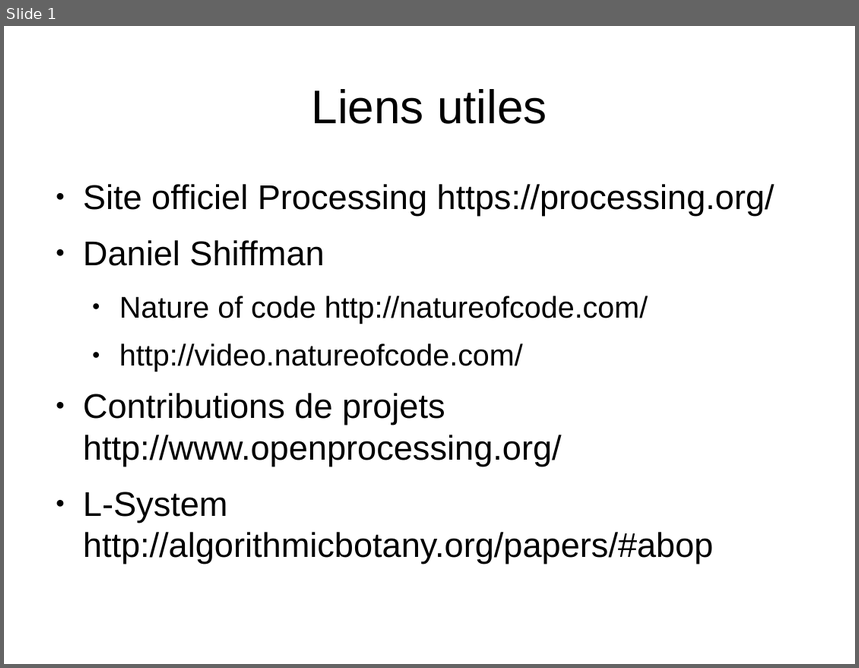
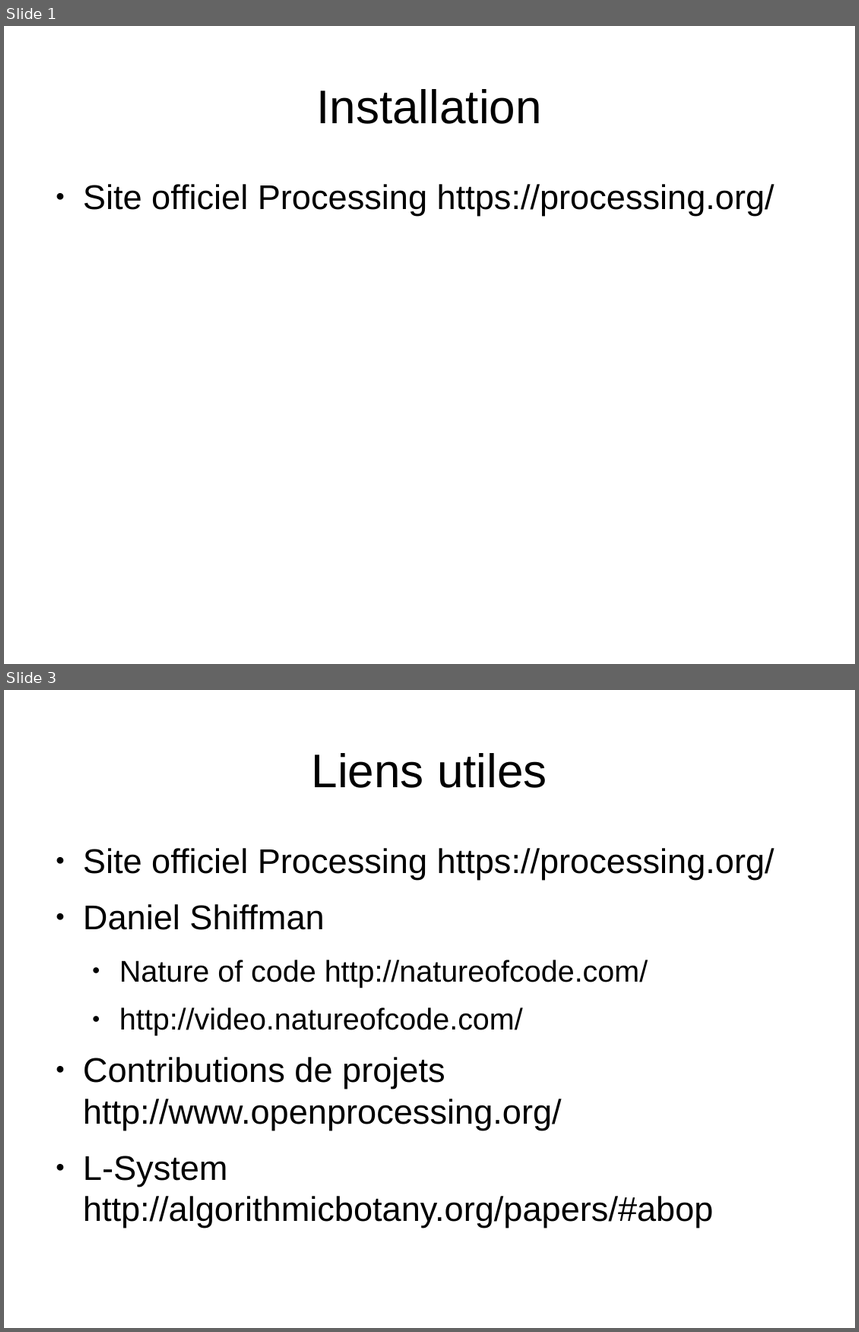
Before and after one commit to EmmanuelVdV/Formation, a slide deck: Processing/Formation Processing.odp. Shown one above the other, each under a label of ours: slide 1 before the commit, slides 1 and 3 after it; the slides between them are not shown. The pictures are 859x668 and 859x1332 pixels, drawn with LibreOffice and Linux fonts; fonts in the diff are those of the drawing. Boxes give left, top, right and bottom in pixels: in the first picture for what was removed or moved away, otherwise in the second. Text is boxed around its words. In the diff, an @@ line names an element or a change of style, - is before the commit and + after.

```diff
--- a/Processing/Formation Processing.odp
+++ b/Processing/Formation Processing.odp
@@ slide 1 added at [4,26,855,664], background #FFFFFF @@
@@ title added at [316,89,542,124], 44 pt, text #000000 @@
+Installation
@@ text added at [83,184,775,216], 32 pt, text #000000 @@
+● Site officiel Processing https://processing.org/
@@ what was slide 1 is now slide 3 @@
```
Also in this commit, not shown: 1 slide changed, 1 other slide added.
